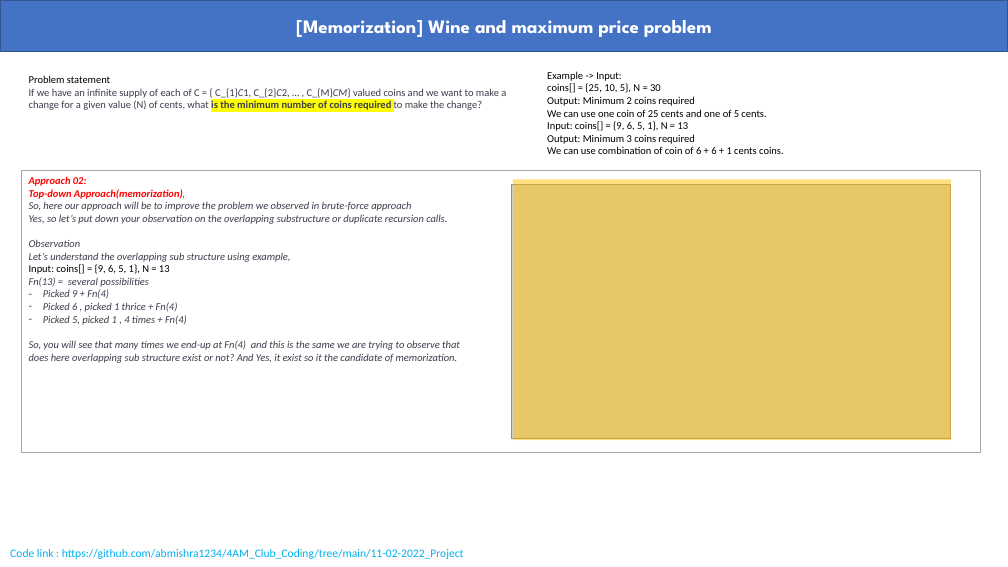
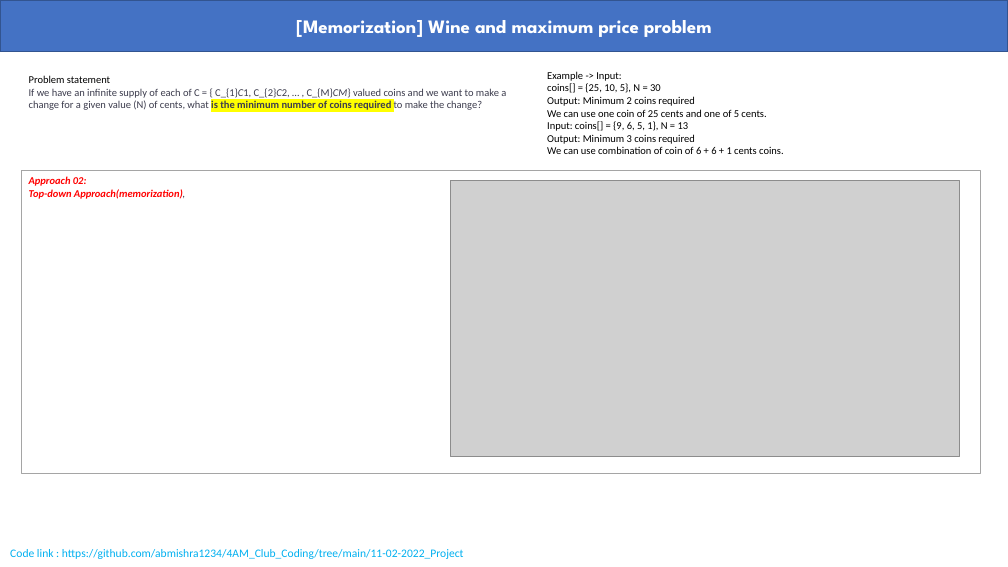
Before and after one commit to abmishra1234/4AM_Club_Coding, a slide deck: slide 12 of Dynamic_Programming/Dynamic Programming.pptx. Drawn at 1008x567 pixels with LibreOffice and Linux fonts; fonts in the diff are those of the drawing; grey boxes stand for pictures. Boxes give left, top, right and bottom in pixels: in the first picture for what was removed or moved away, otherwise in the second. Text is boxed around its words. In the diff, an @@ line names an element or a change of style, - is before the commit and + after.

```diff
--- a/Dynamic_Programming/Dynamic Programming.pptx
+++ b/Dynamic_Programming/Dynamic Programming.pptx
@@ rectangle: place and size @@
-rectangle at box(21, 170, 980, 453)
+rectangle at box(21, 170, 980, 473)
@@ rectangle removed at box(513, 179, 951, 440) @@
@@ text at box(29, 201, 460, 363): paragraphs removed @@
-So, here our approach will be to improve the problem we observed in brute-force approach
-Yes, so let’s put down your observation on the overlapping substructure or duplicate recursion calls.
-Observation
-Let’s understand the overlapping sub structure using example,
-Input: coins[] = {9, 6, 5, 1}, N = 13
-Fn(13) = several possibilities
-– Picked 9 + Fn(4)
-– Picked 6 , picked 1 thrice + Fn(4)
-– Picked 5, picked 1 , 4 times + Fn(4)
-So, you will see that many times we end-up at Fn(4) and this is the same we are trying to observe that
-does here overlapping sub structure exist or not? And Yes, it exist so it the candidate of memorization.
@@ picture: place and size @@
-picture at box(512, 185, 951, 439)
+picture at box(450, 181, 960, 457)
```
Also in this commit, not shown: 2 other slides changed.
